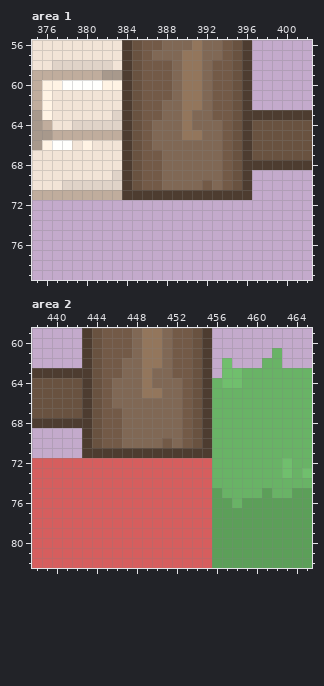
File history of a pixel-art file, aseprite/village-2.aseprite. Above: the version before the commit.
576x144 pixels, 1 frame. Colours within 5 levels of each other are drawn and written as one. Shown: area 1: x 375..402, y 56..79; area 2: x 438..465, y 59..82.
The result:
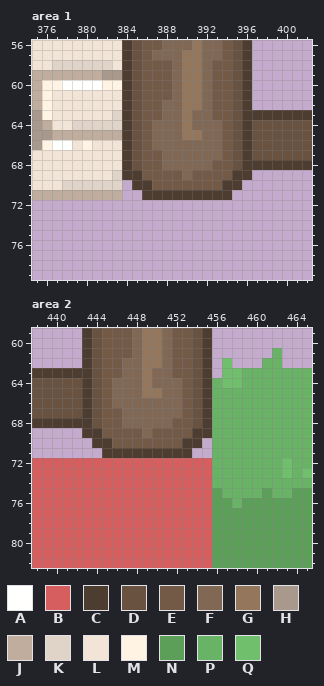
Palette (. is transparent): A #fffffd  B #d65e5e  C #4d3c30  D #695240  E #735a47  F #806855  G #93765c  H #a8998c  J #c0ad9d  K #e0d3c8  L #f2e4d7  M #fff3e4  N #5c9f59  P #69b366  Q #70bf6d
The exact change:
--- area 1, layer "Layer 3"
@@ x 382..398 @@
 67 LLCDEEFFFFFFEDCDD
-68 LLCDEEFFFFFFEDCCC
-69 LKCDEEFFFFFFEDC..
-70 KKCDEEFFFFEFEDC..
-71 JJCCCCCCCCCCCCC..
+68 LLCDEEFFFFFEEDCCC
+69 LKCCEEEEFEEEECC..
+70 KK.CCEEEEEEECC...
+71 JJ..CCCCCCCCC....
 72 .................
--- area 2, layer "Layer 3"
@@ x 441..457 @@
 67 DDCDEEFFFFFFEDCPP
-68 CCCDEEFFFFFFEDCPP
-69 ..CDEEFFFFFFEDCPP
-70 ..CDEEFFFFEFEDCPP
-71 ..CCCCCCCCCCCCCPP
+68 CCCDEEFFFFFEEDCPP
+69 ..CCEEEEFEEEECCPP
+70 ...CCEEEEEEECC.PP
+71 ....CCCCCCCCC..PP
 72 BBBBBBBBBBBBBBBPP
Boxes around the changes in both pictures, in picture pixels (x1, y1, x2, y2):
changed: (122, 160, 252, 200)
changed: (82, 418, 212, 458)
